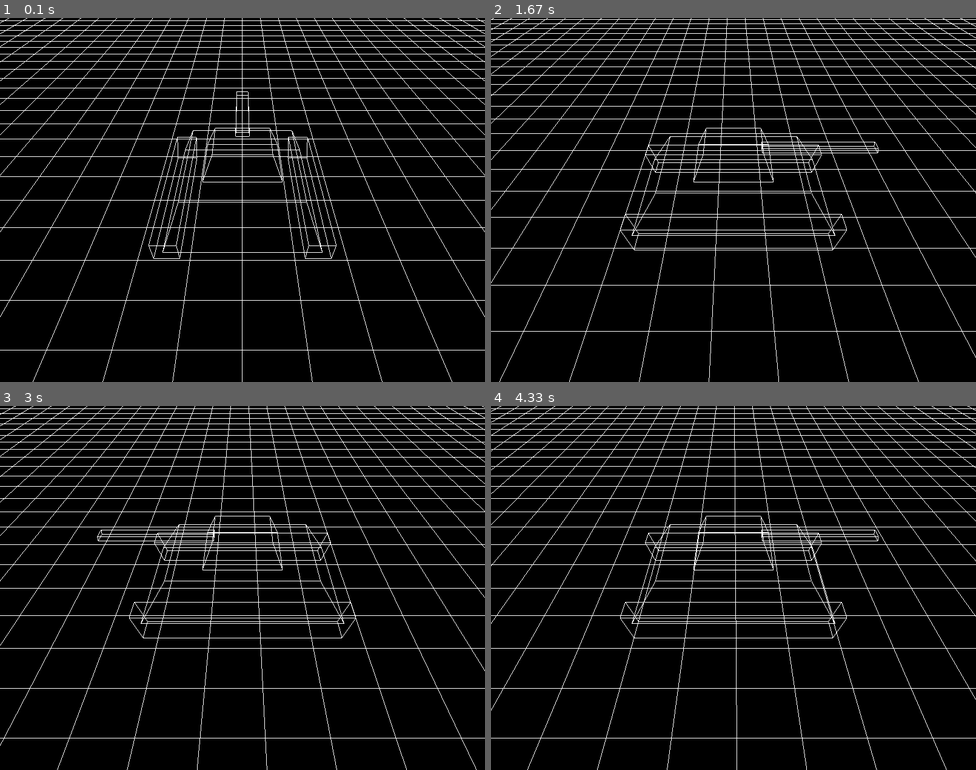
Above: before the commit, frames 1-4 (two rows, left to right).
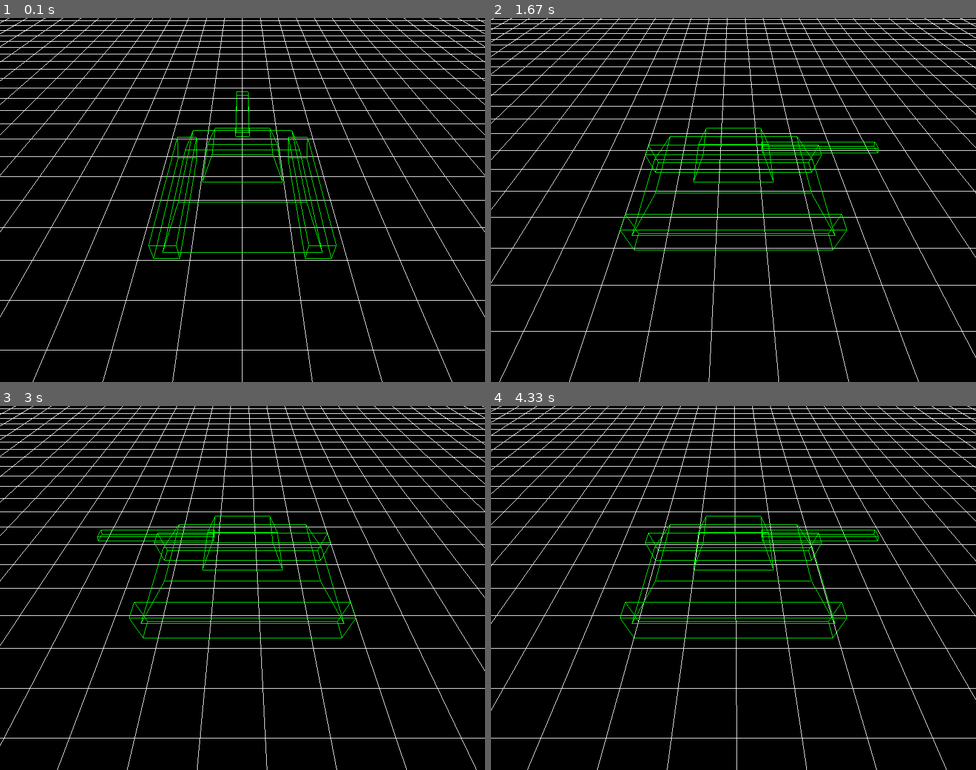
Above: after the commit, the same moments.

Repository: antonioam82/tank_controller
Game: pygame game, started from tank_demo_0.py
Same seed, same stepped clock (60 frames per second), same inputs: the game is played once before the commit and once after it.
Inputs:
- Up to frame 1 (0.1 s): no input
- Up to frame 2 (1.67 s): tap Y at 0.33 s; hold Right 0.67-1.13 s; hold Up 1.17-1.47 s; hold Right from 1.5 s (still down)
- Up to frame 3 (3 s): release Right at 1.97 s; hold Left 2-2.53 s; hold Down 2.57-2.87 s; hold Left from 2.9 s (still down)
- Up to frame 4 (4.33 s): release Left at 3.3 s; hold Up 3.33-3.7 s; hold Right from 3.73 s (still down)

The runs differ from the first frame. In frame 1, 0.9% of the frame differs, in the area x 30-70%, y 20-67%; in frame 2, 1.2%; in frame 3, 1.2%, in the area x 20-74%, y 30-64%; in frame 4, 1.2%.

Commit message:
Añadidos colores

Diff:
--- a/tank_demo_0.py
+++ b/tank_demo_0.py
@@ -183,6 +183,7 @@
 
         # ===== TANQUE =====
         glPushMatrix()
+        glColor3f(0.0,1.0,0.0)
         glTranslatef(-x, 0.2, -z)
         glRotatef(model_angle, 0, 1, 0)
 
@@ -197,6 +198,7 @@
         # ===== BALAS (MUNDO REAL) =====
         for b in bullets:
             glPushMatrix()
+            glColor3f(1.0,0.0,0.0)
             glTranslatef(b["pos"][0], b["pos"][1], b["pos"][2])
             ang = math.degrees(math.atan2(b["dir"][0], b["dir"][2]))
             glRotatef(ang, 0, 1, 0)
